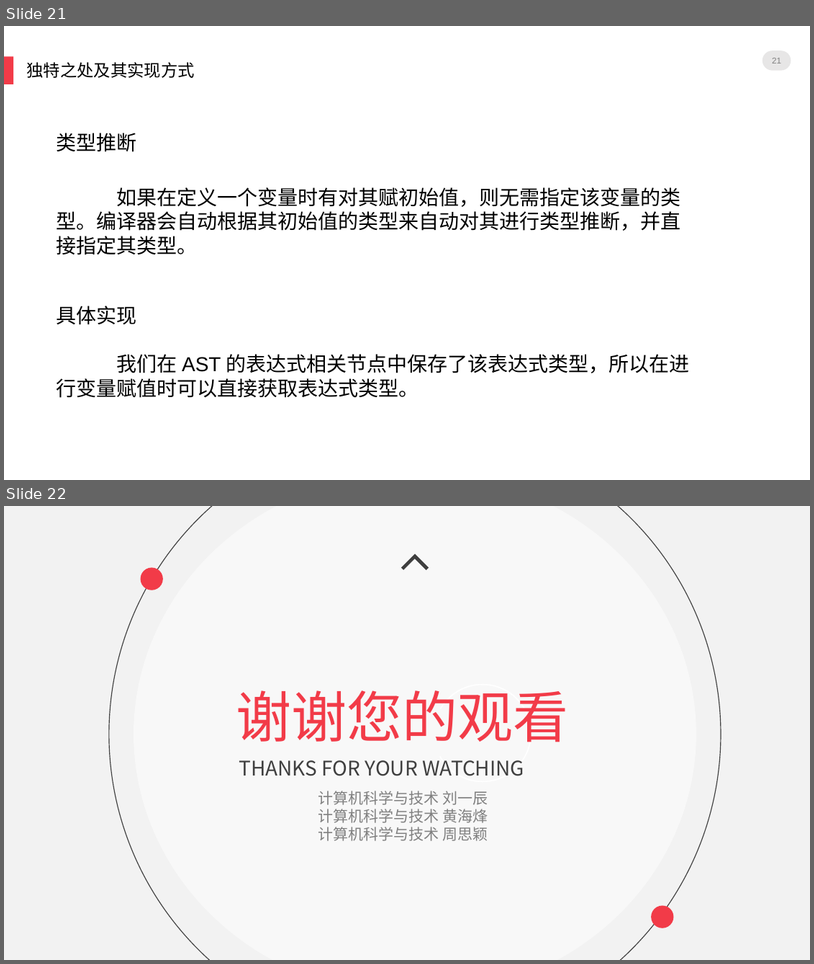
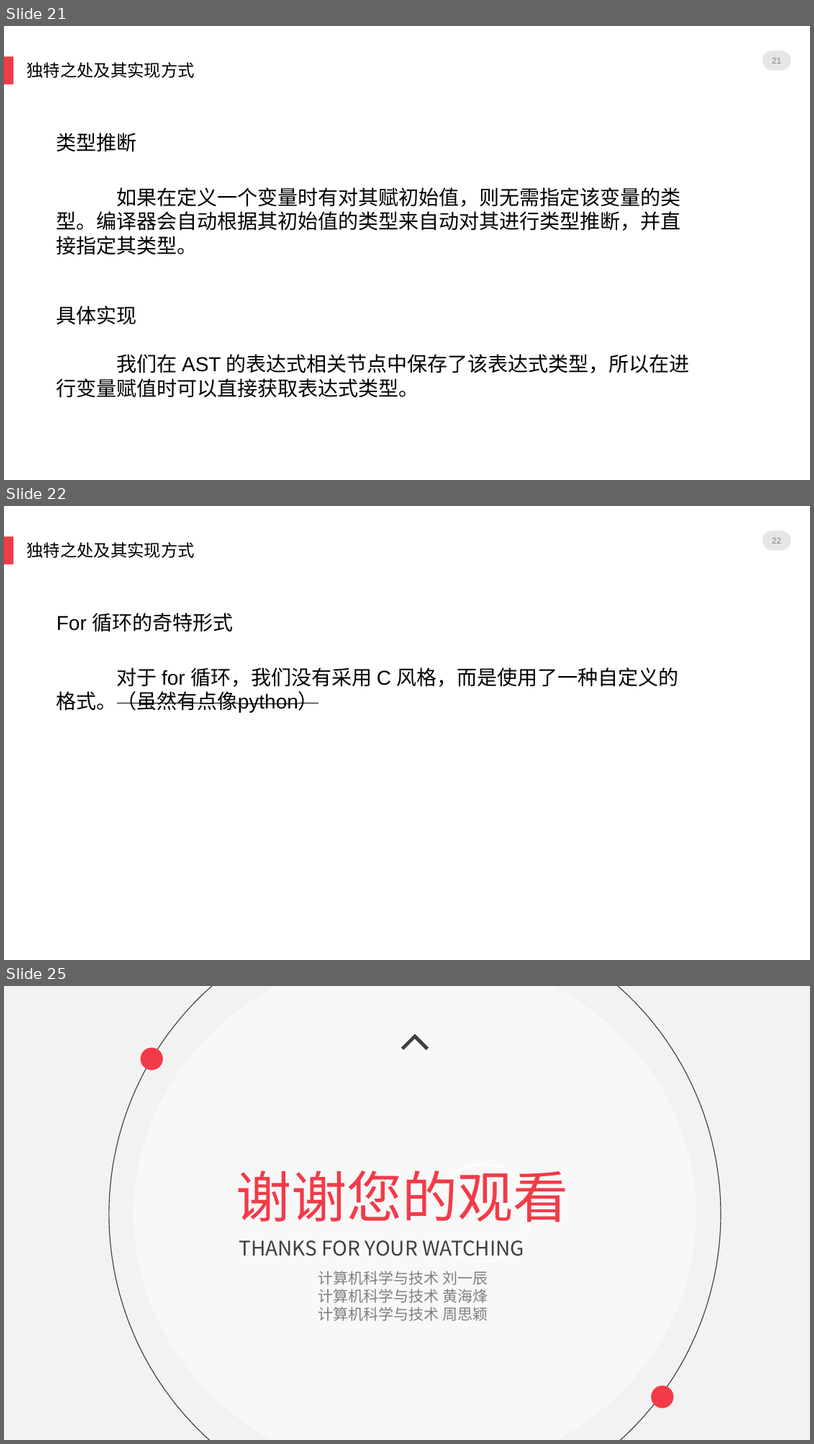
Before and after one commit to Skyminers/SkyCompiler, a slide deck: doc/SkyCompiler.pptx. Shown one above the other, each under a label of ours: slides 21 and 22 before the commit, slides 21, 22 and 25 after it; the slides between them are not shown. The pictures are 814x964 and 814x1444 pixels, drawn with LibreOffice and Linux fonts; fonts in the diff are those of the drawing; background and template pictures are left out. Boxes give left, top, right and bottom in pixels: in the first picture for what was removed or moved away, otherwise in the second. Text is boxed around its words. In the diff, an @@ line names an element or a change of style, - is before the commit and + after.

Commit message:
[add] upload PPT

```diff
--- a/doc/SkyCompiler.pptx
+++ b/doc/SkyCompiler.pptx
@@ slide 22 added at (4,506,810,960), background picture (left out); not listed: 2 template elements that a slide beside it also shows @@
@@ text added at (26,542,195,558), 20 pt, text #000000 @@
+独特之处及其实现方式
@@ page number added at (772,538,782,543), 10 pt, text #808080 @@
+22
@@ text added at (57,613,234,632), 24 pt, text #000000 @@
+For 循环的奇特形式
@@ text added at (57,667,679,713), 24 pt, text #000000 @@
+对于 for 循环，我们没有采用 C 风格，而是使用了一种自定义的格式。（虽然有点像python）
@@ what was slide 22 is now slide 25 @@
```
Also in this commit, not shown: 2 other slides added.
